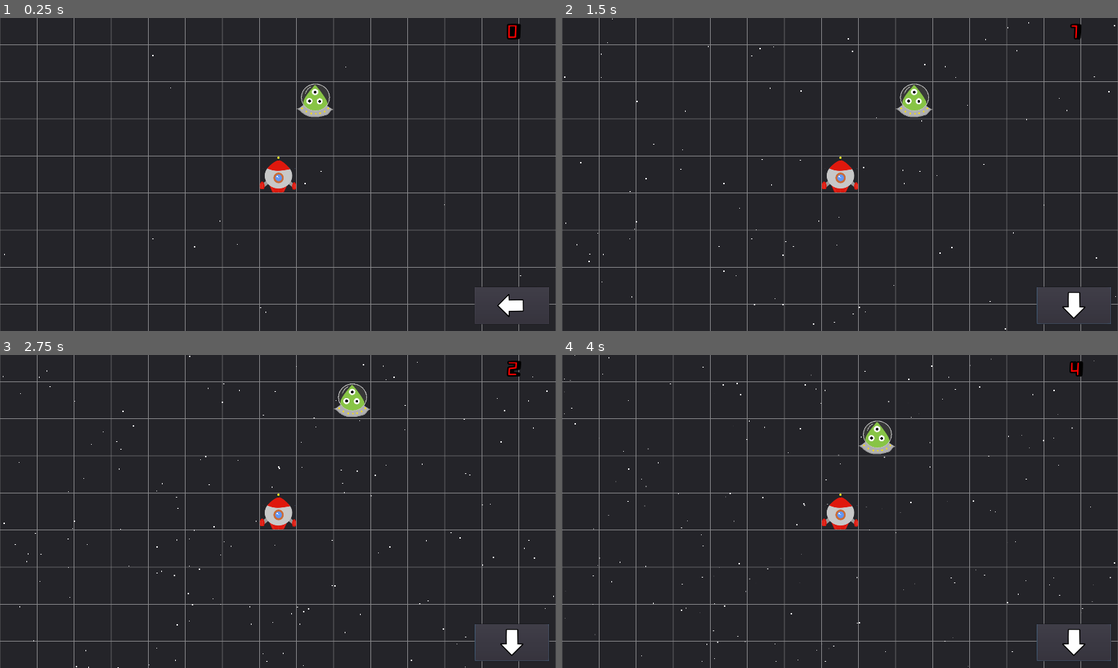
Above: before the commit, frames 1-4 (two rows, left to right).
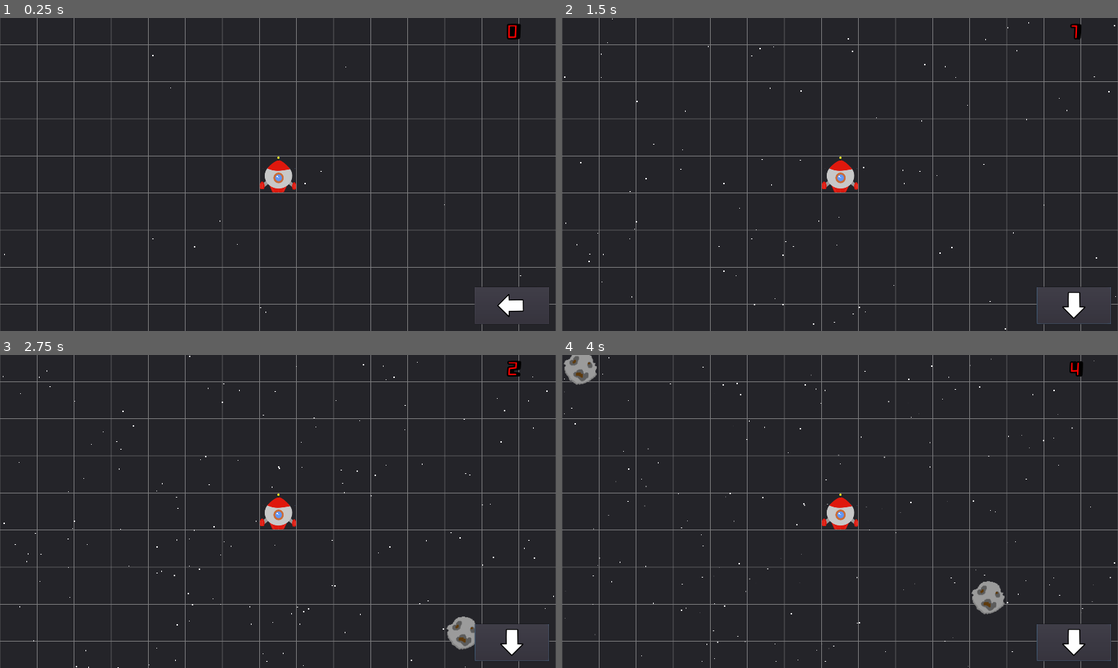
Above: after the commit, the same moments.

Repository: blongty/Meibossama
Game: Godot game, scene res://Levels/main.tscn
Two runs of this game, one before a commit and one after it. Both use one fixed random seed, a clock stepped at 60 frames per second and the inputs below. Before the commit the project has no main scene; this scene is started directly in both runs.
Inputs (mouse positions are in pixels of both pictures, inside the frame that each line leads up to):
- Up to frame 1 (0.25 s): no input
- Up to frame 2 (1.5 s): click (1073, 305) at 0.5 s; tap Enter at 1.25 s; hold Right (ui_right) from 1.28 s (still down)
- Up to frame 3 (2.75 s): release Right (ui_right) at 2.03 s; hold Down (ui_down) from 2.03 s (still down)
- Up to frame 4 (4 s): release Down (ui_down) at 2.78 s; hold Right (ui_right) 2.78-3.53 s; hold Up (ui_up) from 3.53 s (still down)

The runs differ from the first frame. In frame 1, 0.4% of the frame differs, in the area x 53-60%, y 20-32%; in frame 2, 0.4%; in frame 3, 0.8%; in frame 4, 1.3%, in the area x 0-80%, y 0-83%.

Commit message:
Import pushes, main setup gameplay

Diff:
--- a/Levels/main.tscn
+++ b/Levels/main.tscn
@@ -4,7 +4,7 @@
 [ext_resource path="res://Environment/Grid.tscn" type="PackedScene" id=2]
 [ext_resource path="res://UI/Gameplay/UI.tscn" type="PackedScene" id=3]
 [ext_resource path="res://UI/Stars Particles.tscn" type="PackedScene" id=4]
-[ext_resource path="res://Environment/Enemy/Projectile.tscn" type="PackedScene" id=5]
+[ext_resource path="res://Levels/EnemySpawner.tscn" type="PackedScene" id=5]
 [ext_resource path="res://Levels/main.gd" type="Script" id=6]
 
 [sub_resource type="RectangleShape2D" id=1]
@@ -15,7 +15,10 @@
 UI_ref = NodePath("../Main/Player/Camera2D/CenterContainer/UI")
 
 [node name="Grid" parent="." instance=ExtResource( 2 )]
-modulate = Color( 1, 1, 1, 0.54902 )
+self_modulate = Color( 1, 1, 1, 0.486275 )
+
+[node name="EnemySpawner" parent="Grid" instance=ExtResource( 5 )]
+Player_Path = NodePath("../../Player")
 
 [node name="Player" parent="." instance=ExtResource( 1 )]
 position = Vector2( 64, -64 )
@@ -64,6 +67,3 @@
 margin_right = 960.0
 margin_bottom = 540.0
 player_reference = NodePath("../../..")
-
-[node name="Enemy" parent="." instance=ExtResource( 5 )]
-position = Vector2( 192, -192 )
--- a/project.godot
+++ b/project.godot
@@ -16,6 +16,7 @@
 [application]
 
 config/name="Meibossama"
+run/main_scene="res://Levels/main.tscn"
 config/icon="res://icon.png"
 
 [display]
Not shown, added: Art/LAZER.png.import
Not shown, added: Art/METEOR.png.import
Not shown, added: Art/SPACE CREATURE 1.png.import
Not shown, added: Art/alienship.png.import
Not shown, added: Art/blue spaceship.png.import
Not shown, added: Art/down arrow.png.import
Not shown, added: Art/left arrow.png.import
Not shown, added: Art/player_final.png 2.png.import
Not shown, added: Art/player_final.png.import
Not shown, added: Art/red lazer.jpg.import
Not shown, added: Art/red lazer.png.import
Not shown, added: Art/red planet.png.import
(and 3 more such lines)
